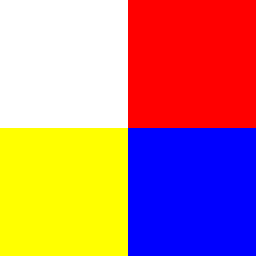
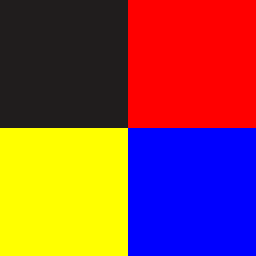
Layered file, before and after one edit (256x256). Changes by layer:
painted on "레이어 1" over [0, 0, 128, 128]
